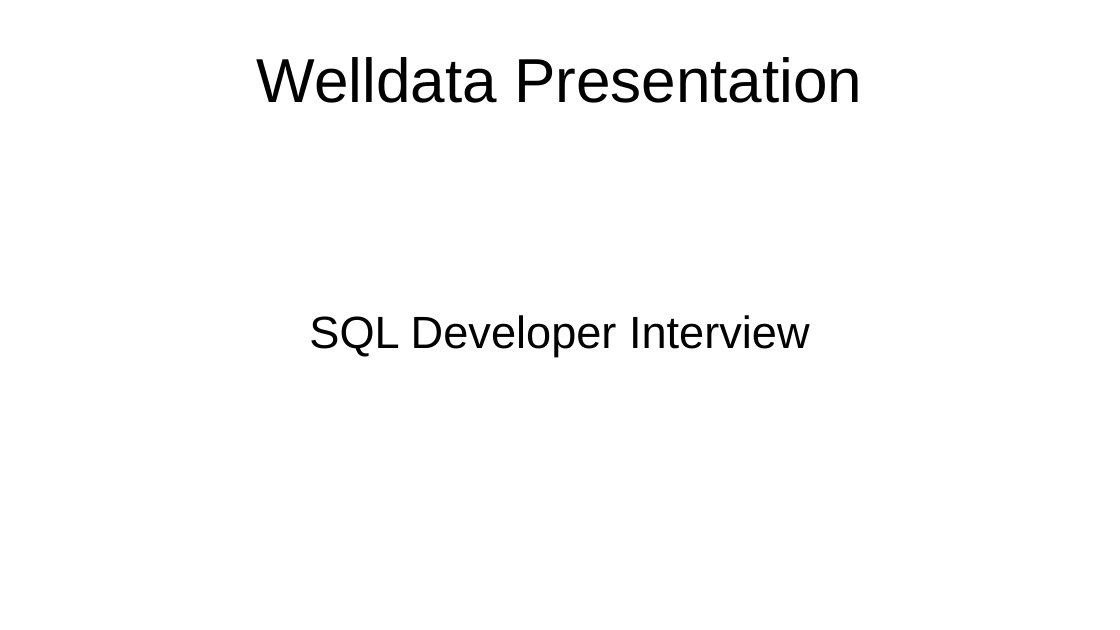
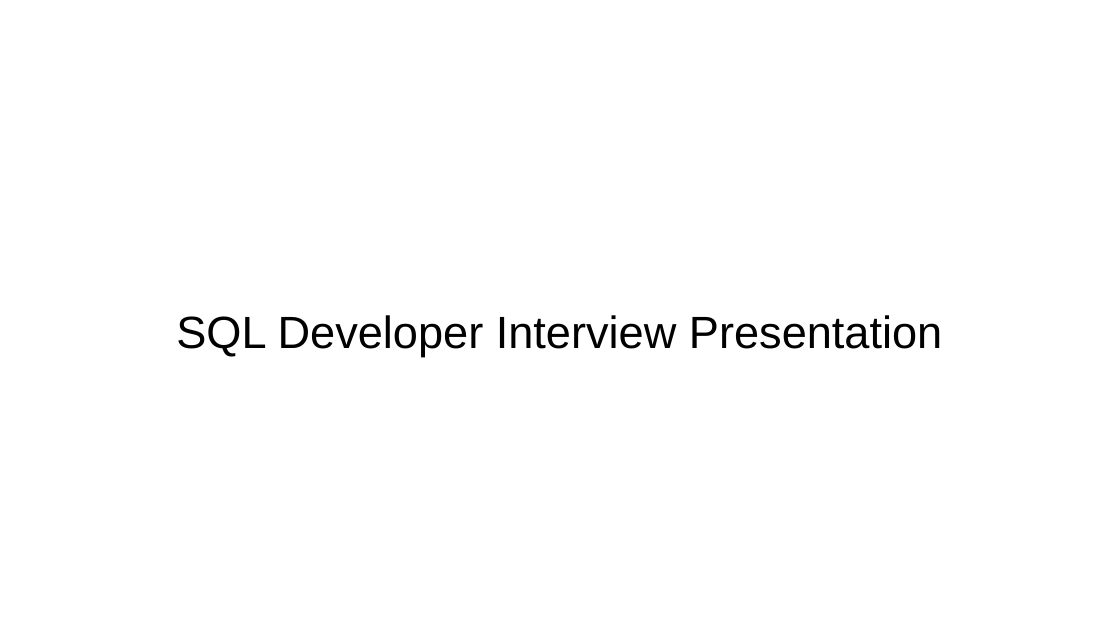
Before and after one commit to philchan2008/customerOrderDatabase, a slide deck: slide 1 of Presentation.odp. Drawn at 1120x630 pixels with LibreOffice and Linux fonts; fonts in the diff are those of the drawing. Boxes give left, top, right and bottom in pixels: in the first picture for what was removed or moved away, otherwise in the second. Text is boxed around its words. In the diff, an @@ line names an element or a change of style, - is before the commit and + after.

```diff
--- a/Presentation.odp
+++ b/Presentation.odp
@@ title removed at (257,57,862,103) @@
-Welldata Presentation
@@ subtitle at (176,315,942,356): text changed @@
-SQL Developer Interview
+SQL Developer Interview Presentation
```
Also in this commit, not shown: 3 slides added, 2 other files.
